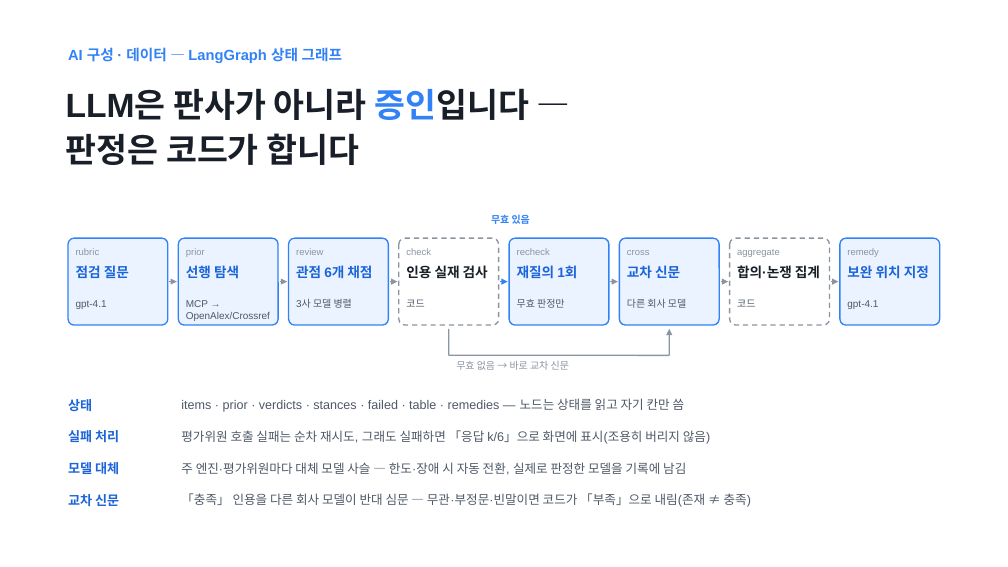
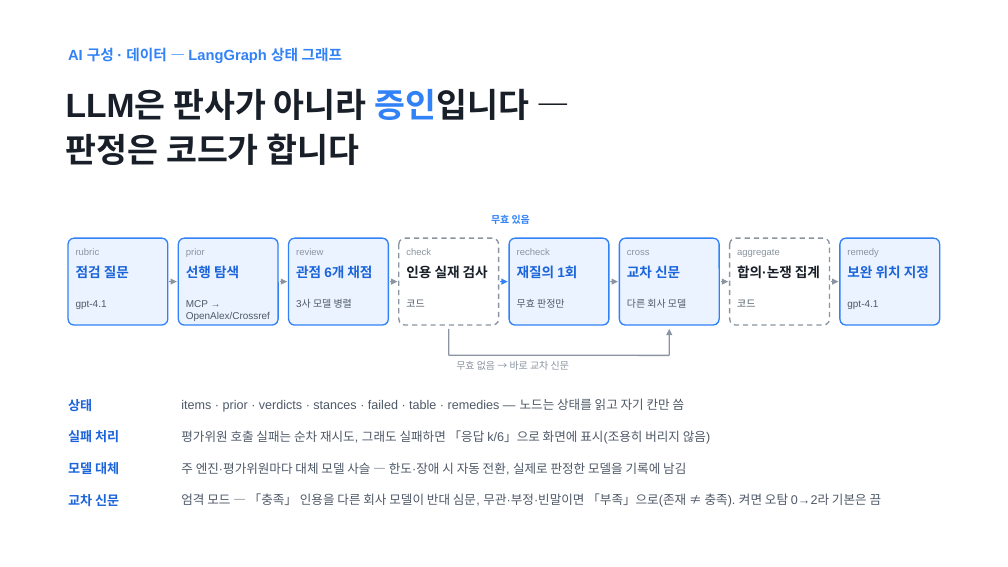
Before and after one commit to Ryugi62/rfp-to-fit, a slide deck: slide 6 of deliver/deck/RFP-to-Fit_루미아.pptx. Drawn at 1008x567 pixels with LibreOffice and Linux fonts; fonts in the diff are those of the drawing. Boxes give left, top, right and bottom in pixels: in the first picture for what was removed or moved away, otherwise in the second. Text is boxed around its words. In the diff, an @@ line names an element or a change of style, - is before the commit and + after.

```diff
--- a/deliver/deck/RFP-to-Fit_루미아.pptx
+++ b/deliver/deck/RFP-to-Fit_루미아.pptx
@@ text at box(181, 493, 882, 507): text changed @@
-「충족」 인용을 다른 회사 모델이 반대 심문 — 무관·부정문·빈말이면 코드가 「부족」으로 내림(존재 ≠ 충족)
+엄격 모드 — 「충족」 인용을 다른 회사 모델이 반대 심문, 무관·부정·빈말이면 「부족」으로(존재 ≠ 충족). 켜면 오탐 0→2라 기본은 끔
```
Also in this commit, not shown: 5 other slides changed, 17 other files.
